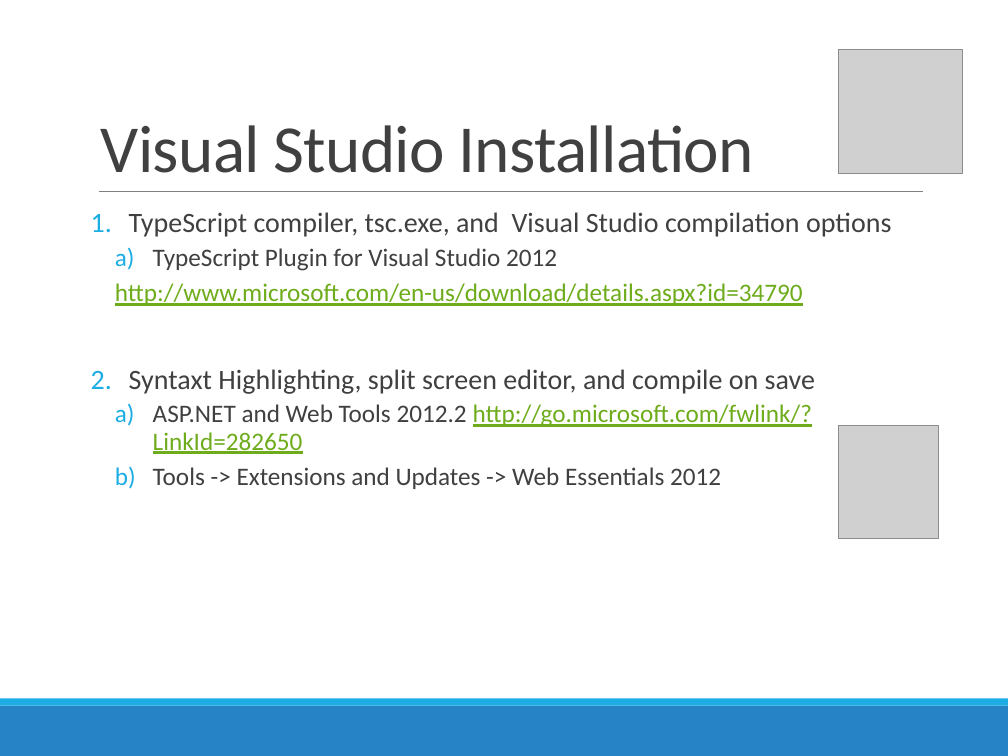
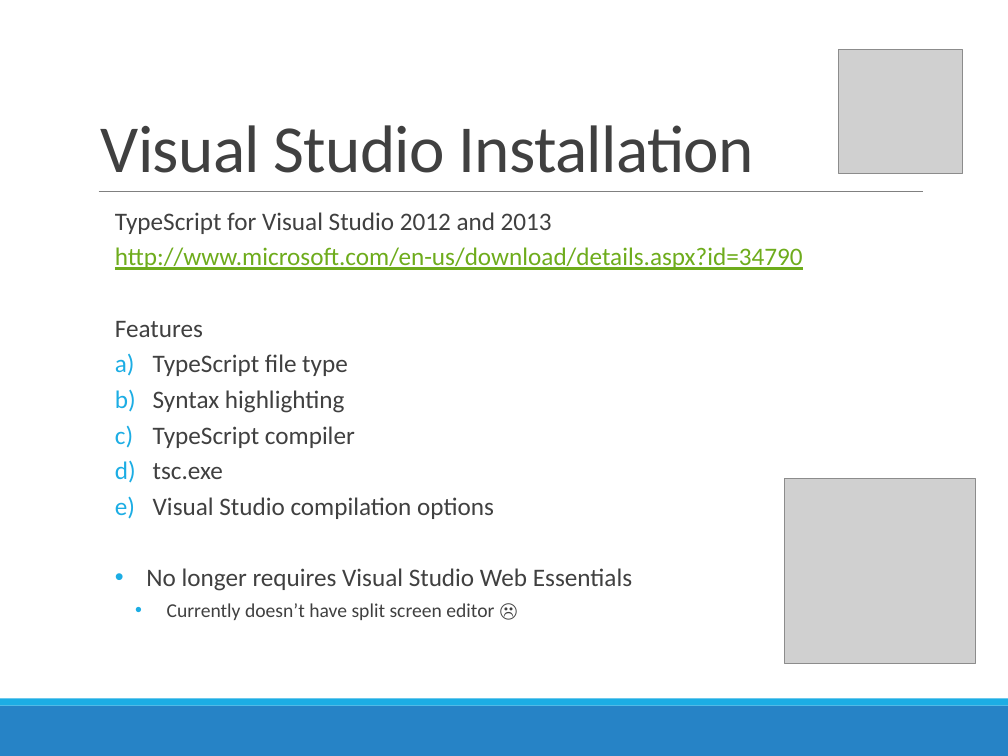
Before and after one commit to jacobladams/presentations, a slide deck: slide 12 of typescript/TypeScript - Beyond JavaScript.pptx (slide 13 before the commit). Drawn at 1008x756 pixels with LibreOffice and Linux fonts; fonts in the diff are those of the drawing; grey boxes stand for pictures. Boxes give left, top, right and bottom in pixels: in the first picture for what was removed or moved away, otherwise in the second. Text is boxed around its words. In the diff, an @@ line names an element or a change of style, - is before the commit and + after.

```diff
--- a/typescript/TypeScript - Beyond JavaScript.pptx
+++ b/typescript/TypeScript - Beyond JavaScript.pptx
@@ text at bbox=[115, 212, 552, 234]: text changed; size 20 to 18 pt @@
-1. TypeScript compiler, tsc.exe, and Visual Studio compilation options
-  a) TypeScript Plugin for Visual Studio 2012
+  TypeScript for Visual Studio 2012 and 2013
@@ text at bbox=[115, 321, 632, 620]: text changed @@
-2. Syntaxt Highlighting, split screen editor, and compile on save
-  a) ASP.NET and Web Tools 2012.2 http://go.microsoft.com/fwlink/?LinkId=282650
-  b) Tools -> Extensions and Updates -> Web Essentials 2012
+  Features
+  a) TypeScript file type
+  b) Syntax highlighting
+  c) TypeScript compiler
+  d) tsc.exe
+  e) Visual Studio compilation options
+  • No longer requires Visual Studio Web Essentials
+    • Currently doesn’t have split screen editor ☹
@@ picture removed at bbox=[839, 425, 938, 538] @@
@@ picture added at bbox=[784, 479, 976, 663] @@
```
Also in this commit, not shown: 7 other slides changed, 1 slide removed, 12 other files.
